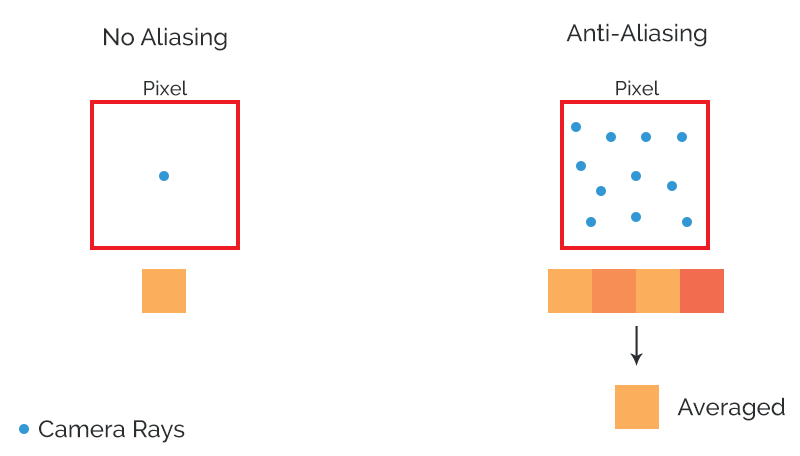
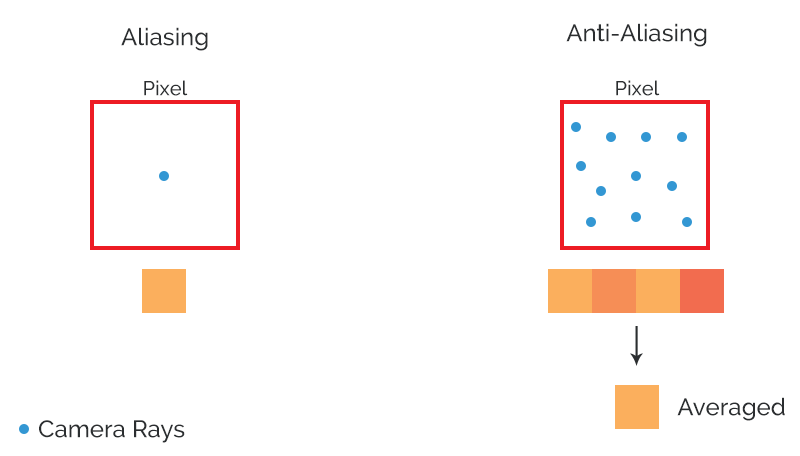
Layer changes from the first 800 x 456 image to the second:
renamed "No Aliasing" to "Aliasing", painted on it over box(104, 27, 227, 51)
